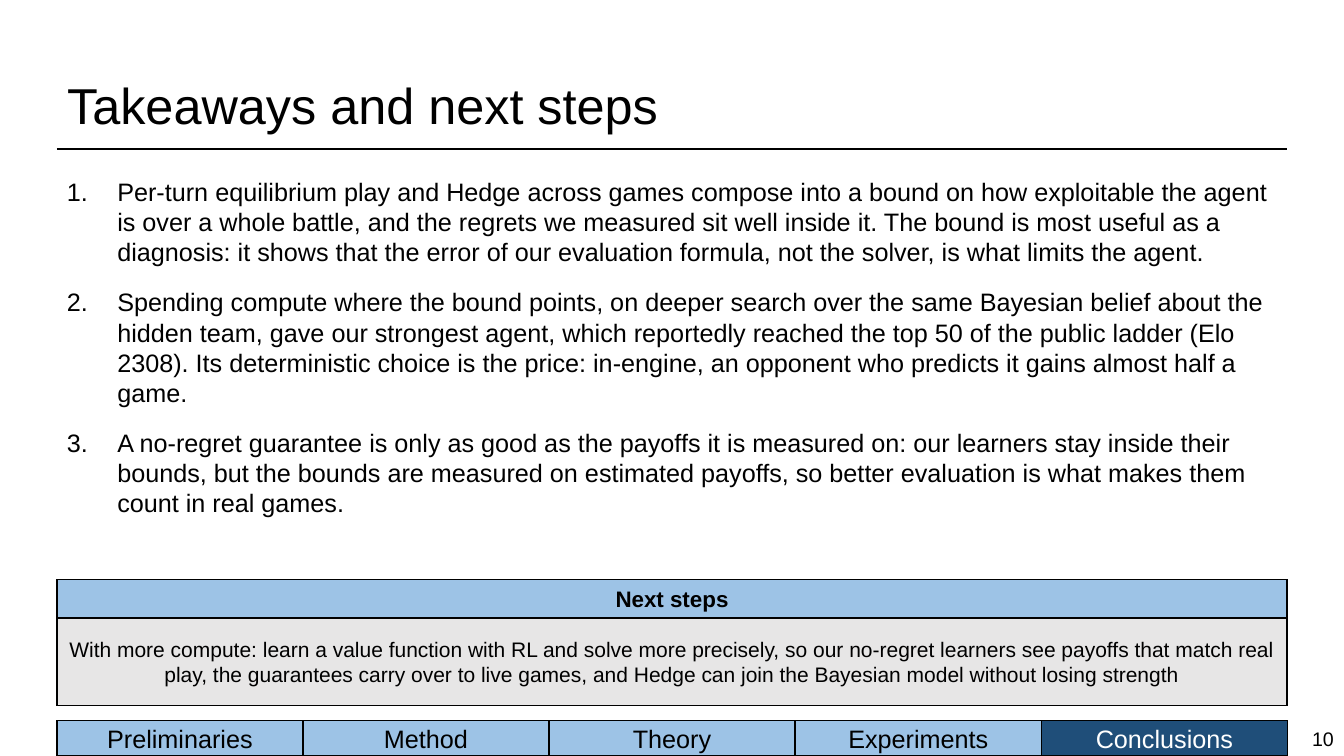
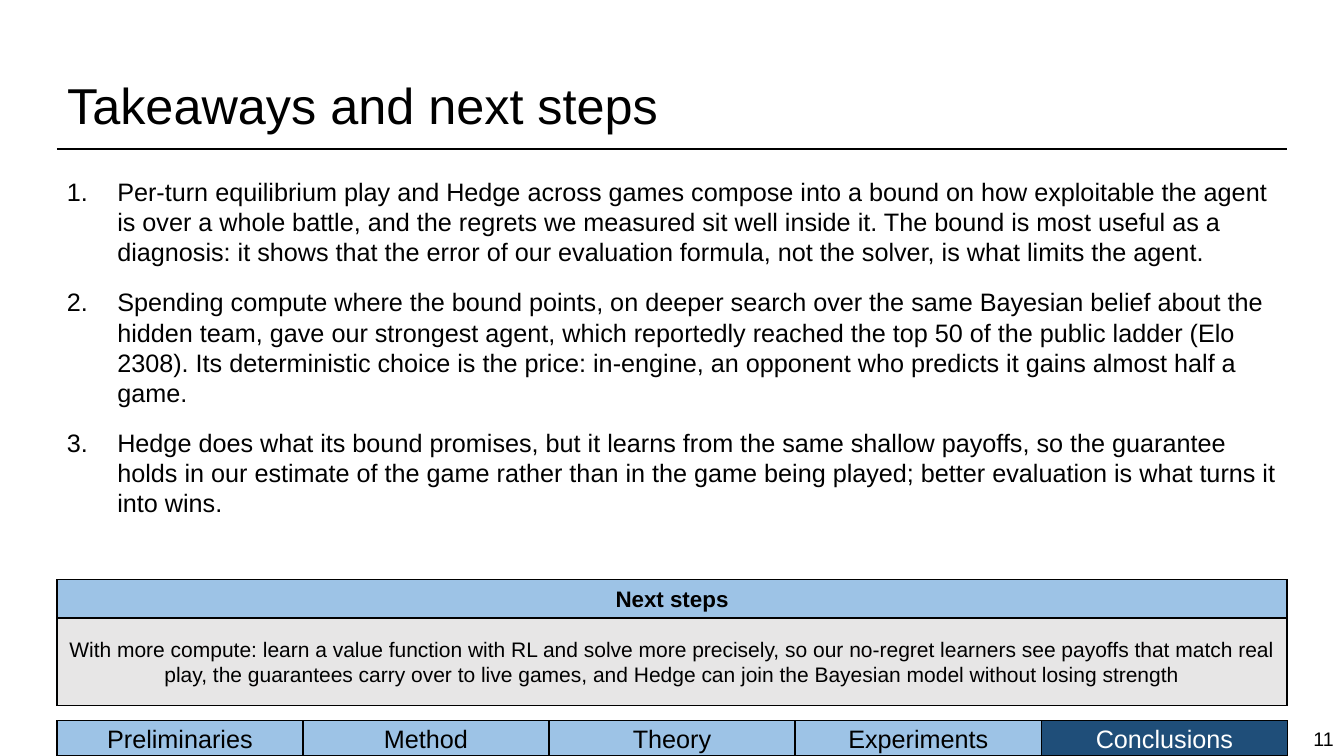
Before and after one commit to BioFanat/pokemon-equilibrium-engine, a slide deck: slide 11 of report/slides/deck.pptx (slide 10 before the commit). Drawn at 1344x756 pixels with LibreOffice and Linux fonts; fonts in the diff are those of the drawing. Boxes give left, top, right and bottom in pixels: in the first picture for what was removed or moved away, otherwise in the second. Text is boxed around its words. In the diff, an @@ line names an element or a change of style, - is before the commit and + after.

Commit message:
Preliminary vs Bayesian: single ladder table (64-36 / 66-34), Foul Play and exploitability comparison, new Figure 2, Figure 1 retitled by finding, Hedge-limitations slide

```diff
--- a/report/slides/deck.pptx
+++ b/report/slides/deck.pptx
@@ text at [117,433,1275,513]: text changed @@
-3. A no-regret guarantee is only as good as the payoffs it is measured on: our learners stay inside their bounds, but the bounds are measured on estimated payoffs, so better evaluation is what makes them count in real games.
+3. Hedge does what its bound promises, but it learns from the same shallow payoffs, so the guarantee holds in our estimate of the game rather than in the game being played; better evaluation is what turns it into wins.
@@ page number at [1313,732,1333,746]: text changed @@
-10
+11
```
Also in this commit, not shown: 2 other slides changed, 1 slide added, 11 other files.
